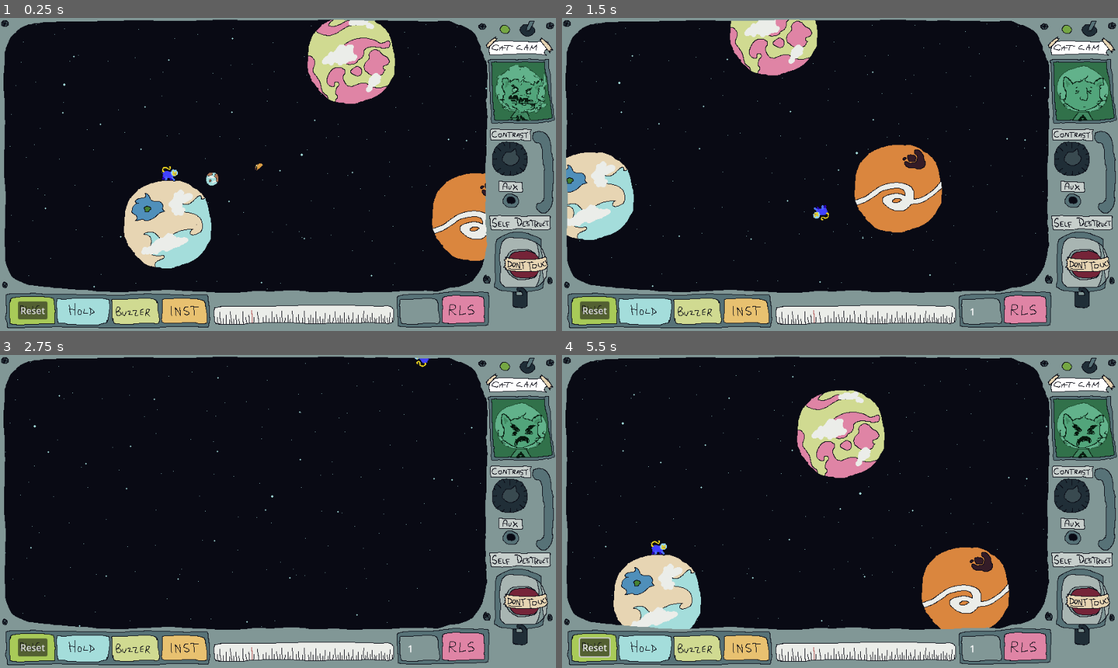
Above: before the commit, frames 1-4 (two rows, left to right).
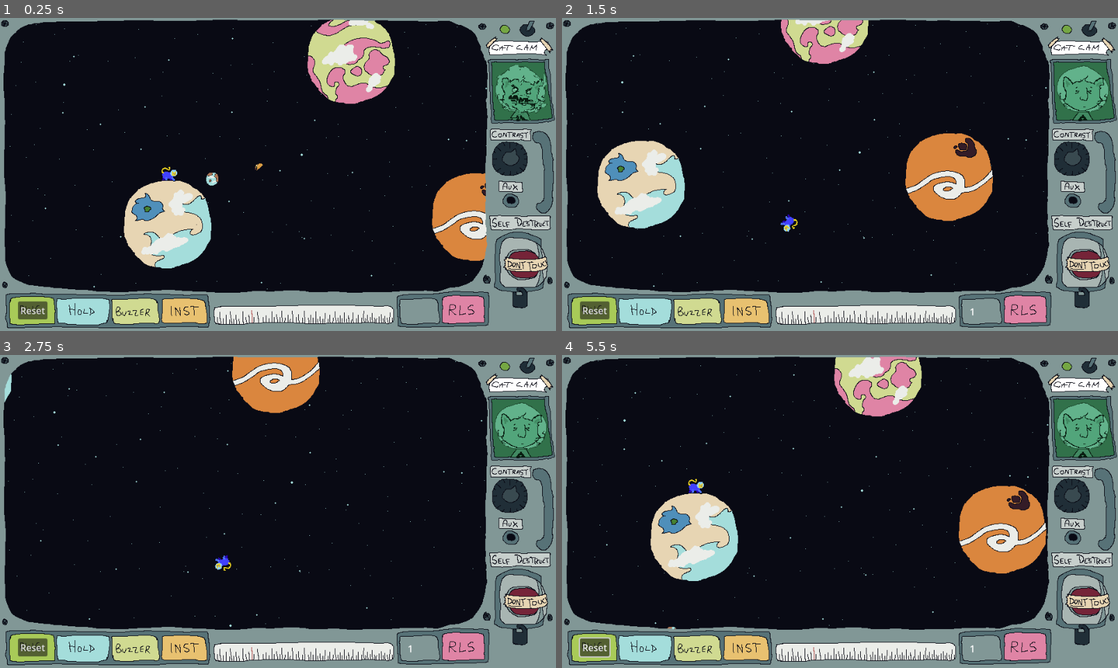
Above: after the commit, the same moments.

Repository: butlernc/space.cat.launcher
Game: Godot game, scene res://Scenes/main.tscn
The game is run twice, just before and just after one commit, with the same random seed, the same clock (stepped at 60 frames per second) and the same inputs.
Inputs (mouse positions are in pixels of both pictures, inside the frame that each line leads up to):
- Up to frame 1 (0.25 s): no input
- Up to frame 2 (1.5 s): move the mouse to (962, 158) at 0.52 s; press the mouse at (962, 158) at 0.53 s; move the mouse to (728, 190) at 1.27 s; release the mouse at (728, 190) at 1.28 s; right-click (728, 190) at 1.35 s
- Up to frame 3 (2.75 s): move the mouse to (333, 442) at 2.02 s; press the mouse at (333, 442) at 2.03 s
- Up to frame 4 (5.5 s): move the mouse to (812, 574) at 2.77 s; release the mouse at (812, 574) at 2.78 s; right-click (812, 574) at 2.85 s; move the mouse to (1006, 558) at 3.52 s; press the mouse at (1006, 558) at 3.53 s; release the mouse at (1006, 558) at 4.25 s; click "Reset" at 4.25 s; move the mouse to (673, 464) at 5.02 s; right-click (673, 464) at 5.1 s

The runs differ from the first frame. In frame 1, less than 0.1% of the frame differs, in the area x 29-32%, y 47-52%; in frame 2, 14%; in frame 3, 2.9%; in frame 4, 19%, in the area x 1-97%, y 0-88%.

Commit message:
resized scale

Diff:
--- a/Scenes/main.tscn
+++ b/Scenes/main.tscn
@@ -17,7 +17,7 @@
 [ext_resource type="Script" path="res://Scenes/taco.gd" id="14_74kv6"]
 
 [sub_resource type="CircleShape2D" id="CircleShape2D_5mp7u"]
-radius = 58.4209
+radius = 124.48
 
 [sub_resource type="RectangleShape2D" id="RectangleShape2D_6cjwf"]
 size = Vector2(20, 15.5)
@@ -30,7 +30,7 @@
 [node name="HUD" parent="." instance=ExtResource("4_7knsj")]
 
 [node name="StartPosition" type="Marker2D" parent="."]
-position = Vector2(-155, 32.67)
+position = Vector2(-155, 9)
 
 [node name="Player" parent="." instance=ExtResource("3_iwsuf")]
 texture_filter = 1
@@ -73,7 +73,6 @@
 metadata/_edit_group_ = true
 
 [node name="CollisionShape2D" type="CollisionShape2D" parent="Planets/Large/Large 1"]
-scale = Vector2(1.43, 1.43)
 shape = ExtResource("6_lbsq1")
 
 [node name="Texture" type="Sprite2D" parent="Planets/Large/Large 1"]
@@ -83,10 +82,9 @@
 [node name="gravity-well" type="Area2D" parent="Planets/Large/Large 1"]
 gravity_space_override = 1
 gravity_point = true
-gravity = 1300.0
+gravity = 200.0
 
 [node name="gravity-well-shape" type="CollisionShape2D" parent="Planets/Large/Large 1/gravity-well"]
-scale = Vector2(1.5, 1.5)
 shape = SubResource("CircleShape2D_5mp7u")
 
 [node name="Large 2" type="RigidBody2D" parent="Planets/Large"]
@@ -99,7 +97,6 @@
 metadata/_edit_group_ = true
 
 [node name="CollisionShape2D" type="CollisionShape2D" parent="Planets/Large/Large 2"]
-scale = Vector2(1.43, 1.43)
 shape = ExtResource("6_lbsq1")
 
 [node name="Texture" type="Sprite2D" parent="Planets/Large/Large 2"]
@@ -109,10 +106,9 @@
 [node name="gravity-well" type="Area2D" parent="Planets/Large/Large 2"]
 gravity_space_override = 1
 gravity_point = true
-gravity = 1300.0
+gravity = 200.0
 
 [node name="gravity-well-shape" type="CollisionShape2D" parent="Planets/Large/Large 2/gravity-well"]
-scale = Vector2(1.5, 1.5)
 shape = SubResource("CircleShape2D_5mp7u")
 
 [node name="Large 3" type="RigidBody2D" parent="Planets/Large"]
@@ -125,7 +121,6 @@
 metadata/_edit_group_ = true
 
 [node name="CollisionShape2D" type="CollisionShape2D" parent="Planets/Large/Large 3"]
-scale = Vector2(1.43, 1.43)
 shape = ExtResource("6_lbsq1")
 
 [node name="Texture" type="Sprite2D" parent="Planets/Large/Large 3"]
@@ -135,10 +130,9 @@
 [node name="gravity-well" type="Area2D" parent="Planets/Large/Large 3"]
 gravity_space_override = 1
 gravity_point = true
-gravity = 1300.0
+gravity = 200.0
 
 [node name="gravity-well-shape" type="CollisionShape2D" parent="Planets/Large/Large 3/gravity-well"]
-scale = Vector2(1.5, 1.5)
 shape = SubResource("CircleShape2D_5mp7u")
 
 [node name="Medium" type="Node" parent="Planets"]
--- a/Scenes/planet_3_coll_shape.tres
+++ b/Scenes/planet_3_coll_shape.tres
@@ -1,4 +1,4 @@
 [gd_resource type="CircleShape2D" format=3 uid="uid://blgrqoi0ahysh"]
 
 [resource]
-radius = 54.05
+radius = 76.07
--- a/Scripts/player.gd
+++ b/Scripts/player.gd
@@ -17,7 +17,16 @@
 # Called every frame. 'delta' is the elapsed time since the previous frame.
 func _process(_delta):
 	pass
-
+#	var colliding_bodies: Array = get_colliding_bodies()
+#    # Iterate through each colliding body
+#	for body in colliding_bodies:
+#        # Check if the colliding body is a RigidBody2D
+#		if body is RigidBody2D:
+#            # Get the force applied to this RigidBody2D by the colliding body
+#			var force_applied: Vector2 = get_force(body)
+#            # Print out information about the force
+#			print("Force from", body.name, ":", force_applied)
+#
 func on_left_click():
 	pass
 
@@ -45,6 +54,7 @@
 		state.linear_velocity = Vector2.ZERO
 		state.angular_velocity = 0
 		state.transform.origin = initial_position
+		state.apply_force(Vector2.ZERO)
 
 	if Input.is_action_pressed("left_mouse_click"):
 		if !launched:
@@ -62,7 +72,7 @@
 
 func _on_body_entered(body):
 	if(launched && ("type" in body)):
-		print(body.type)
+		print(body.name,body.type)
 		match(body.type):
 			Globals.BODY_TYPE_PLANET:
 				reset_launcher()
--- a/project.godot
+++ b/project.godot
@@ -23,7 +23,6 @@
 
 window/size/viewport_width=960
 window/size/viewport_height=540
-window/size/mode=3
 window/size/resizable=false
 window/stretch/mode="viewport"
 
